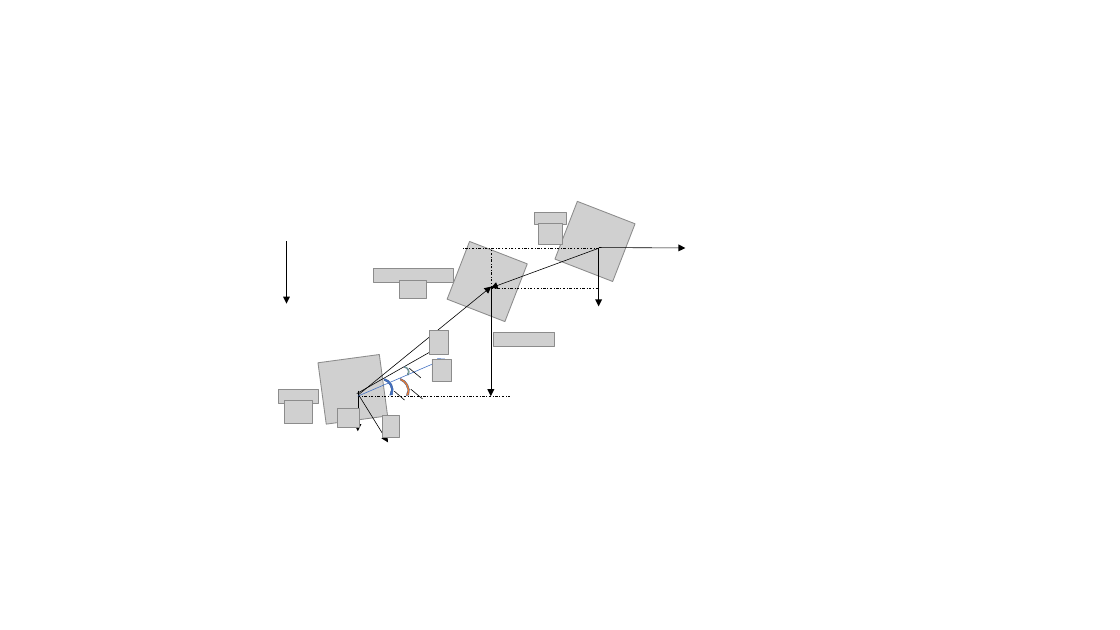
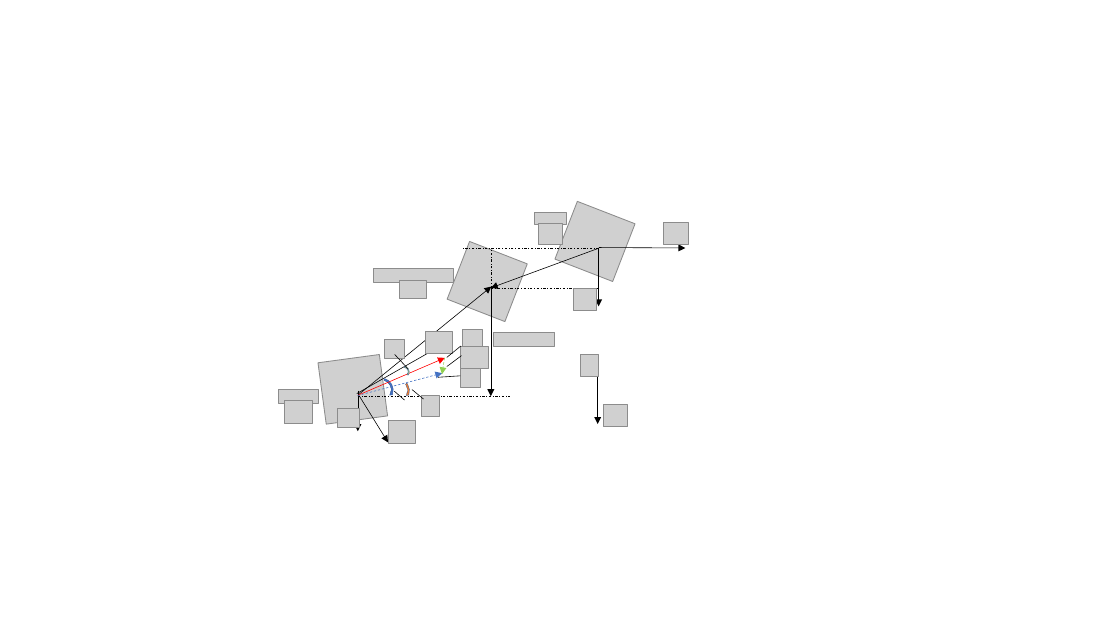
Before and after one commit to lee-shun/fixed_wing_formation_control, a slide deck: slide 3 of papers/graduation thesis/BIT-thesis-template-grd/figures/c2/pictures.pptx (slide 2 before the commit). Drawn at 1120x630 pixels with LibreOffice and Linux fonts; fonts in the diff are those of the drawing; grey boxes stand for pictures; background and template pictures are left out. Boxes give left, top, right and bottom in pixels: in the first picture for what was removed or moved away, otherwise in the second. Text is boxed around its words. In the diff, an @@ line names an element or a change of style, - is before the commit and + after.

```diff
--- a/papers/graduation thesis/BIT-thesis-template-grd/figures/c2/pictures.pptx
+++ b/papers/graduation thesis/BIT-thesis-template-grd/figures/c2/pictures.pptx
@@ picture added at [664, 223, 688, 245] @@
@@ picture added at [574, 289, 597, 311] @@
@@ picture added at [463, 329, 483, 351] @@
@@ arrow (358, 396) - (445, 358): stroke #4472C4 0.5 pt to #FF0000 0.5 pt @@
@@ picture added at [385, 339, 405, 358] @@
@@ line moved from (409, 368) - (421, 378) to (408, 369) - (395, 355) @@
@@ picture: place and size @@
-picture at [429, 331, 449, 355]
+picture at [426, 332, 453, 354]
@@ arrow added from (444, 358) to (442, 375), #92D050 0.5 pt dashed @@
@@ line added from (461, 355) to (447, 366), #000000 0.5 pt @@
@@ line added from (461, 346) to (447, 358), #000000 0.5 pt @@
@@ picture added at [460, 347, 488, 369] @@
@@ picture added at [581, 355, 599, 376] @@
@@ arrow added from (358, 396) to (443, 373), #4472C4 0.5 pt dashed @@
@@ circular arrow at [391, 375, 414, 401]: proportions changed @@
@@ picture removed at [432, 360, 452, 381] @@
@@ line added from (460, 376) to (439, 377), #000000 0.5 pt @@
@@ picture added at [460, 365, 481, 388] @@
@@ arrow moved from (287, 241) - (287, 303) to (598, 362) - (598, 424) @@
@@ picture added at [421, 396, 439, 417] @@
@@ picture added at [603, 405, 628, 427] @@
@@ picture: place and size @@
-picture at [382, 415, 400, 437]
+picture at [389, 421, 416, 443]
```
Also in this commit, not shown: 1 other slide changed, 1 slide added, 31 other files.
